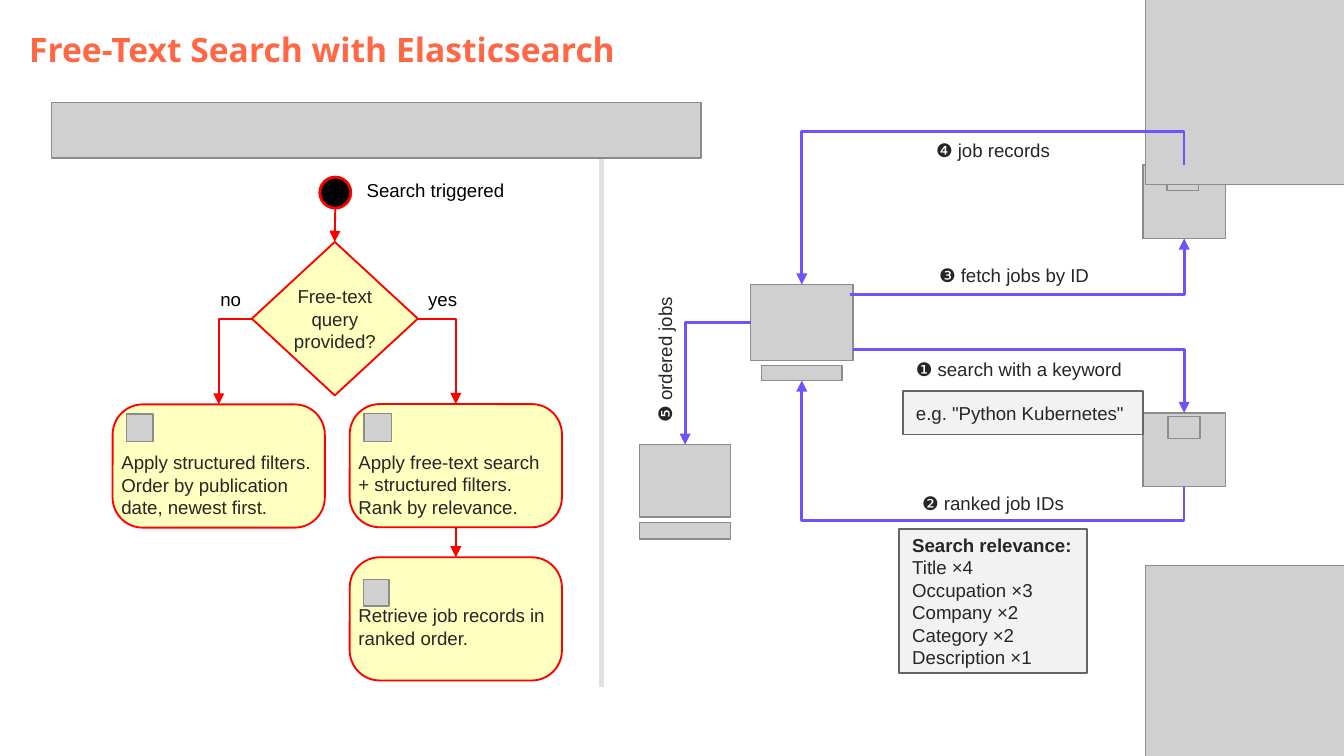
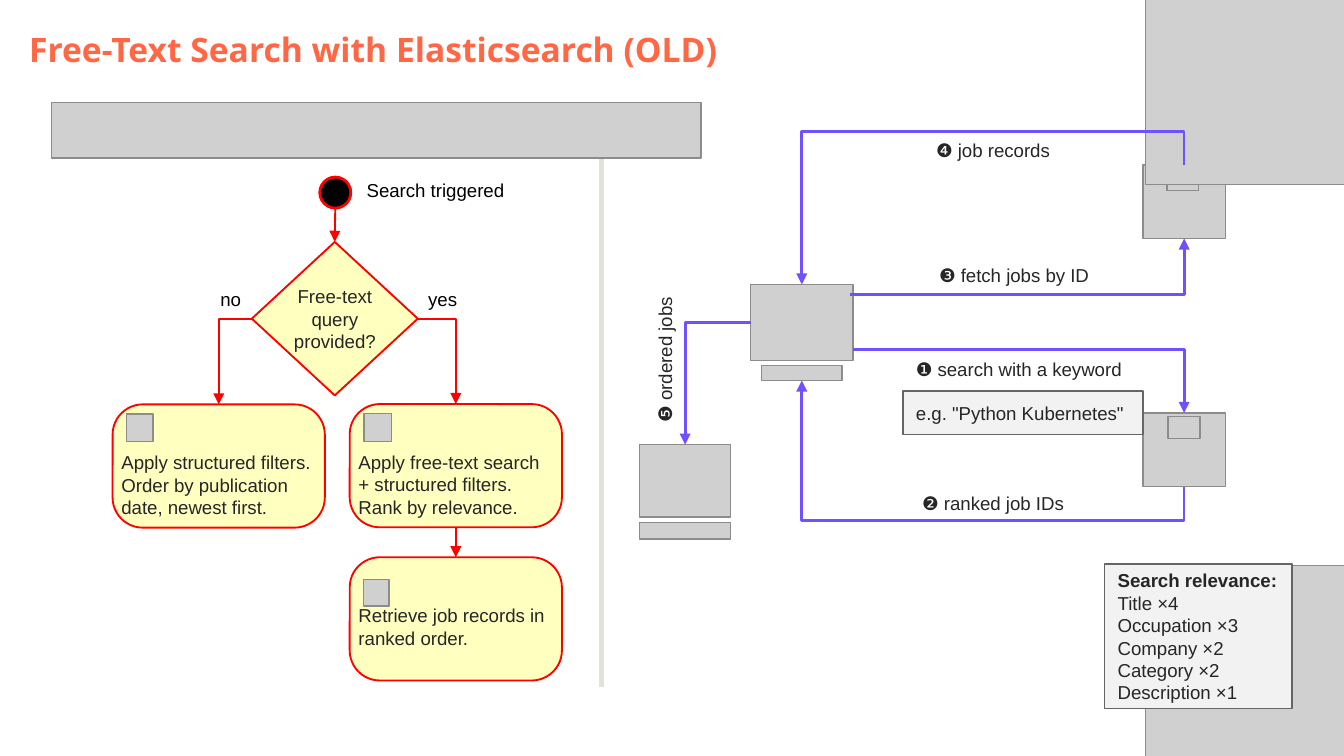
Before and after one commit to DataScientest-Studio/jun26bde-job-market, a slide deck: slide 16 of docs/defence/Defence.pptx (slide 17 before the commit). Drawn at 1344x756 pixels with LibreOffice and Linux fonts; fonts in the diff are those of the drawing; grey boxes stand for pictures; background and template pictures are left out. Boxes give left, top, right and bottom in pixels: in the first picture for what was removed or moved away, otherwise in the second. Text is boxed around its words. In the diff, an @@ line names an element or a change of style, - is before the commit and + after.

```diff
--- a/docs/defence/Defence.pptx
+++ b/docs/defence/Defence.pptx
@@ subtitle at [29,36,717,68]: text changed @@
-Free-Text Search with Elasticsearch
+Free-Text Search with Elasticsearch (OLD)
@@ rectangle "Search relevance:": place and size @@
-rectangle "Search relevance:" at [899,530,1087,673]
+rectangle "Search relevance:" at [1105,564,1293,708]
```
Also in this commit, not shown: 4 other slides changed, 2 slides added, 2 slides removed, 1 other file.
